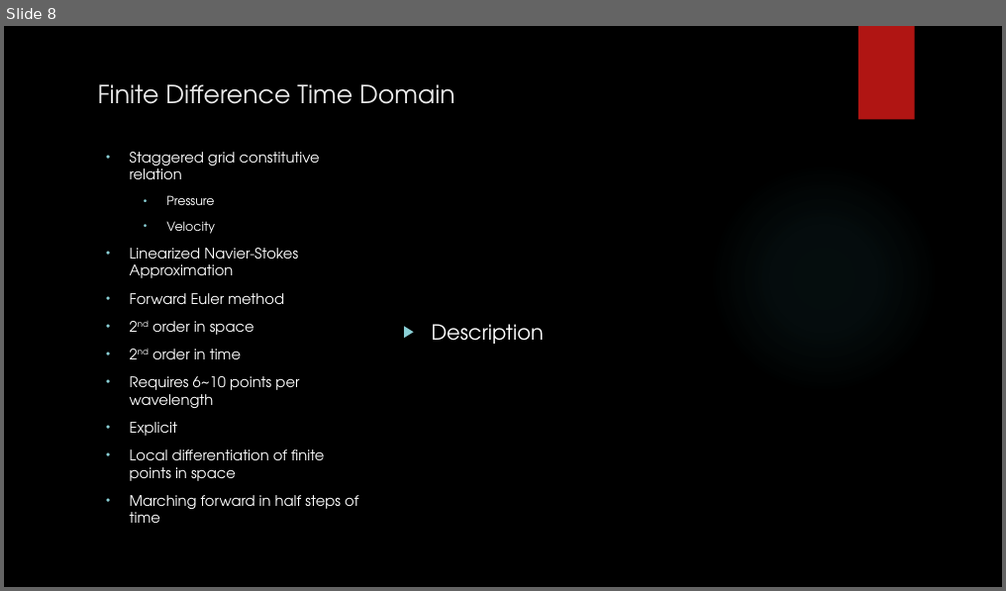
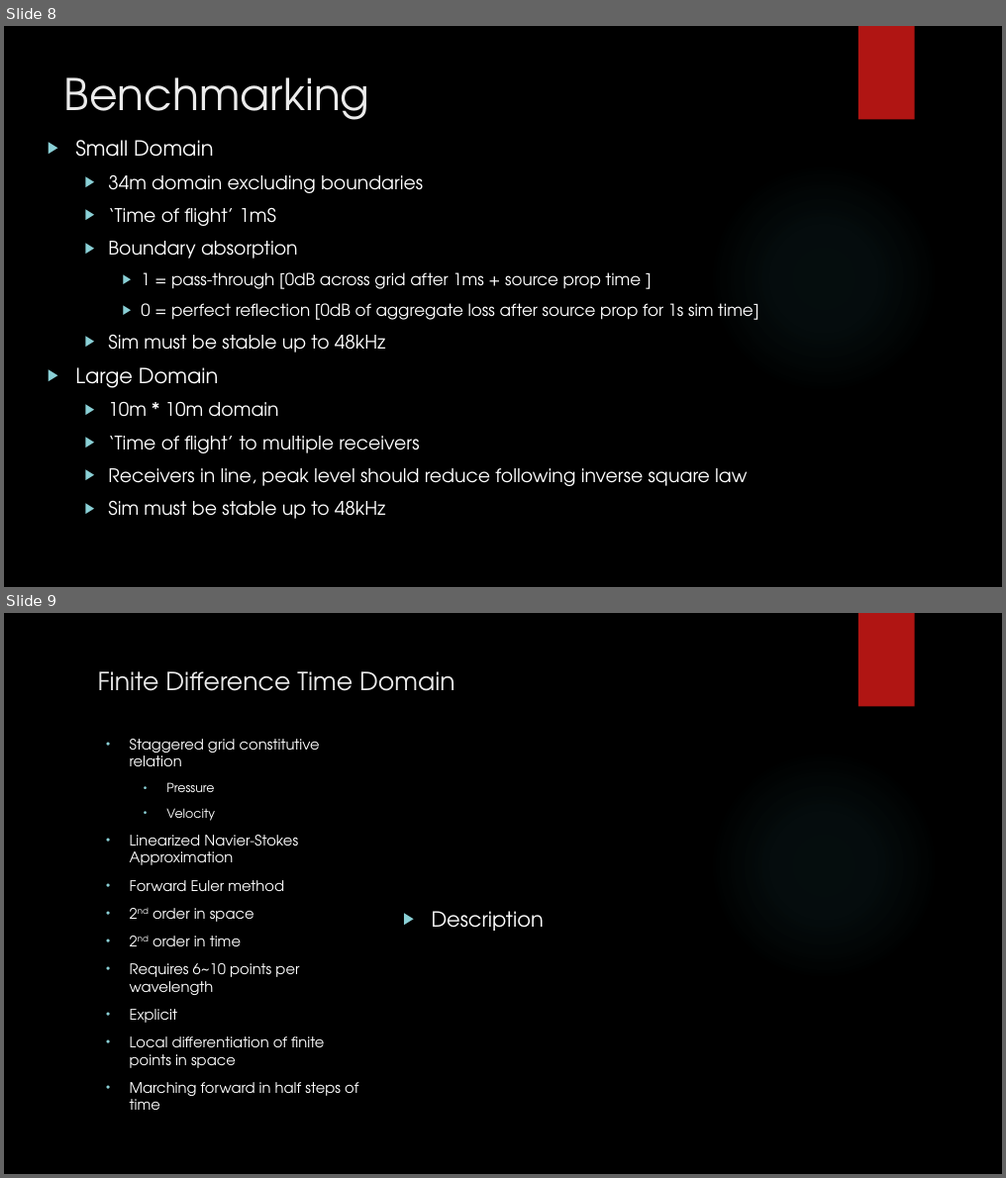
Before and after one commit to SEDur/IndiEngiSchola, a slide deck: Docs/Efficient Acoustic Modelling of Large Spaces Using Time.pptx. Shown one above the other, each under a label of ours: slide 8 before the commit, slides 8 and 9 after it. The pictures are 1006x591 and 1006x1178 pixels, drawn with LibreOffice and Linux fonts; fonts in the diff are those of the drawing; background and template pictures are left out. Boxes give left, top, right and bottom in pixels: in the first picture for what was removed or moved away, otherwise in the second. Text is boxed around its words. In the diff, an @@ line names an element or a change of style, - is before the commit and + after.

```diff
--- a/Docs/Efficient Acoustic Modelling of Large Spaces Using Time.pptx
+++ b/Docs/Efficient Acoustic Modelling of Large Spaces Using Time.pptx
@@ slide 8 added at [4,26,1002,587], background picture (left out); not listed: 2 template elements that a slide beside it also shows @@
@@ title added at [64,77,370,120], 42 pt, text #EBEBEB @@
+Benchmarking
@@ text added at [75,140,758,519], 18 pt, text #FFFFFF @@
+▶ Small Domain
+  ▶ 34m domain excluding boundaries
+  ▶ ‘Time of flight’ 1mS
+  ▶ Boundary absorption
+    ▶ 1 = pass-through [0dB across grid after 1ms + source prop time ]
+    ▶ 0 = perfect reflection [0dB of aggregate loss after source prop for 1s sim time]
+  ▶ Sim must be stable up to 48kHz
+▶ Large Domain
+  ▶ 10m * 10m domain
+  ▶ ‘Time of flight’ to multiple receivers
+  ▶ Receivers in line, peak level should reduce following inverse square law
+  ▶ Sim must be stable up to 48kHz
@@ what was slide 8 is now slide 9 @@
```
Also in this commit, not shown: 2 slides changed, 1 slide removed, 2 other files.
